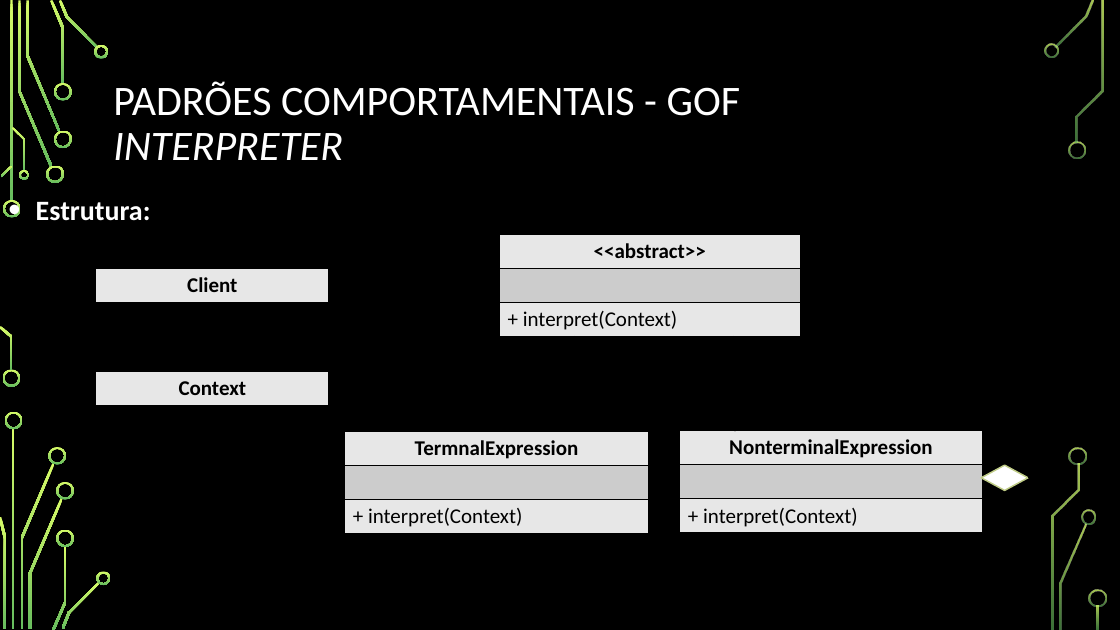
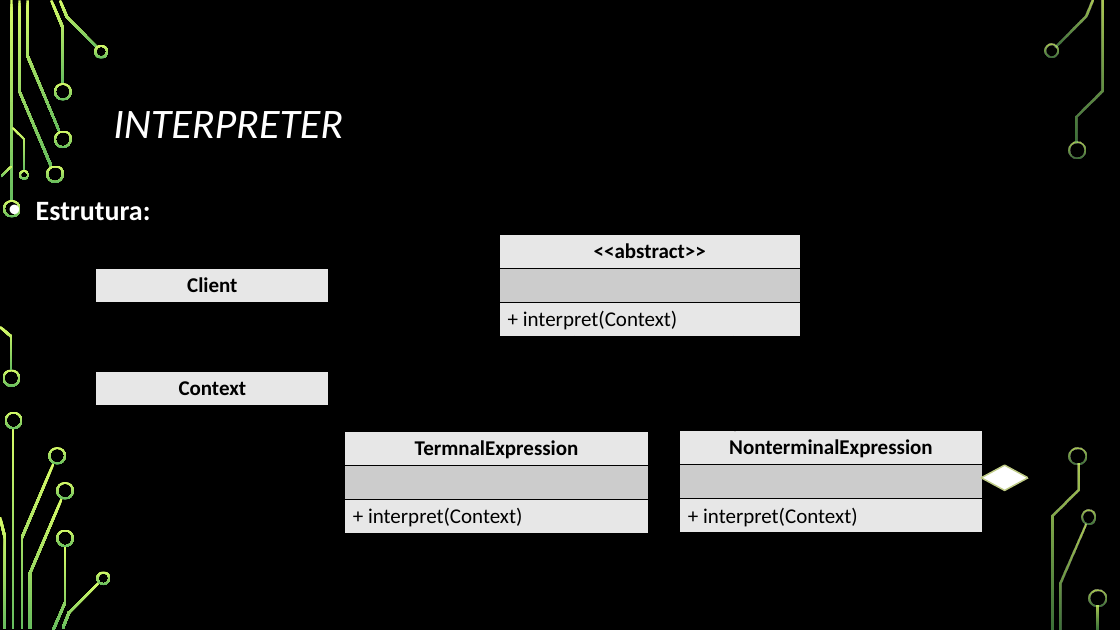
Before and after one commit to Emeson-Santos/Seminario-de-Engenharia---padroes-GoF, a slide deck: slide 31 of PADRÃO DE PROJETO (STRATEGY E INTERPRETER).PPTX (slide 26 before the commit). Drawn at 1120x630 pixels with LibreOffice and Linux fonts; fonts in the diff are those of the drawing; background and template pictures are left out. Boxes give left, top, right and bottom in pixels: in the first picture for what was removed or moved away, otherwise in the second. Text is boxed around its words. In the diff, an @@ line names an element or a change of style, - is before the commit and + after.

```diff
--- a/PADRÃO DE PROJETO (STRATEGY E INTERPRETER).PPTX
+++ b/PADRÃO DE PROJETO (STRATEGY E INTERPRETER).PPTX
@@ title at <box>113,111,343,138</box>: text changed; italic on @@
-PADRÕES COMPORTAMENTAIS - GOF
-INTERPRETER
+INTERPRETER
```
Also in this commit, not shown: 12 other slides changed, 6 slides added.
